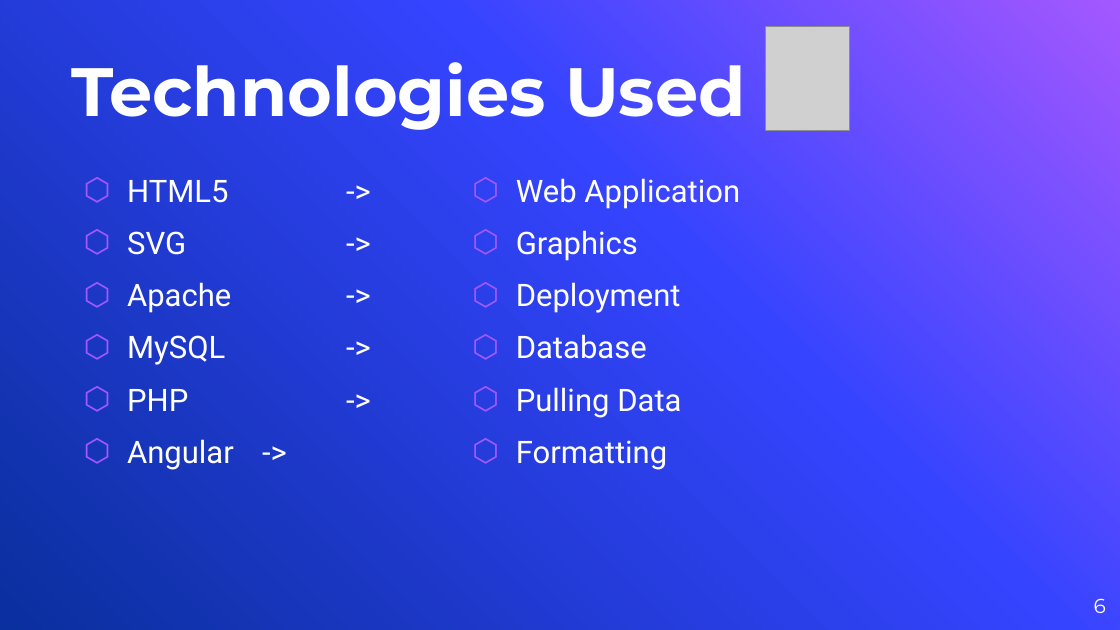
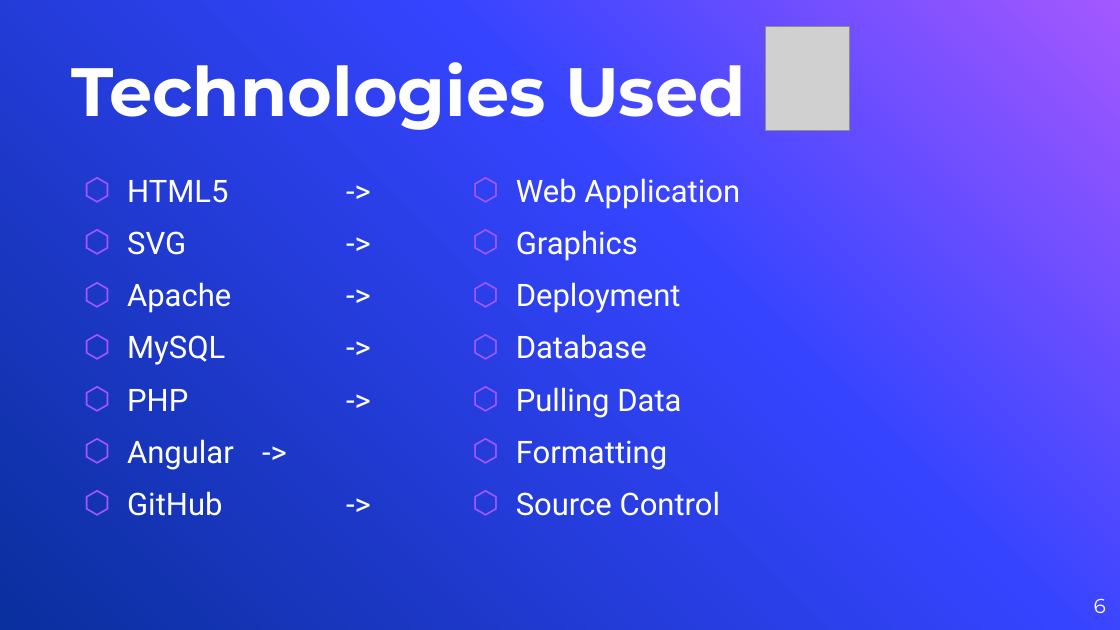
Before and after one commit to dmcmeekan9/cs425RadioStation, a slide deck: slide 6 of Documentation/webServiceRadioStationPresentation_TechTycoons.pptx. Drawn at 1120x630 pixels with LibreOffice and Linux fonts; fonts in the diff are those of the drawing; grey boxes stand for pictures; background and template pictures are left out. Boxes give left, top, right and bottom in pixels: in the first picture for what was removed or moved away, otherwise in the second. Text is boxed around its words. In the diff, an @@ line names an element or a change of style, - is before the commit and + after.

```diff
--- a/Documentation/webServiceRadioStationPresentation_TechTycoons.pptx
+++ b/Documentation/webServiceRadioStationPresentation_TechTycoons.pptx
@@ text at box(127, 491, 222, 516): paragraph added @@
+⬡ GitHub ->
@@ text at box(516, 491, 721, 516): paragraph added @@
+⬡ Source Control
```
Also in this commit, not shown: 6 other slides changed, 3 slides removed, 2 other files.
